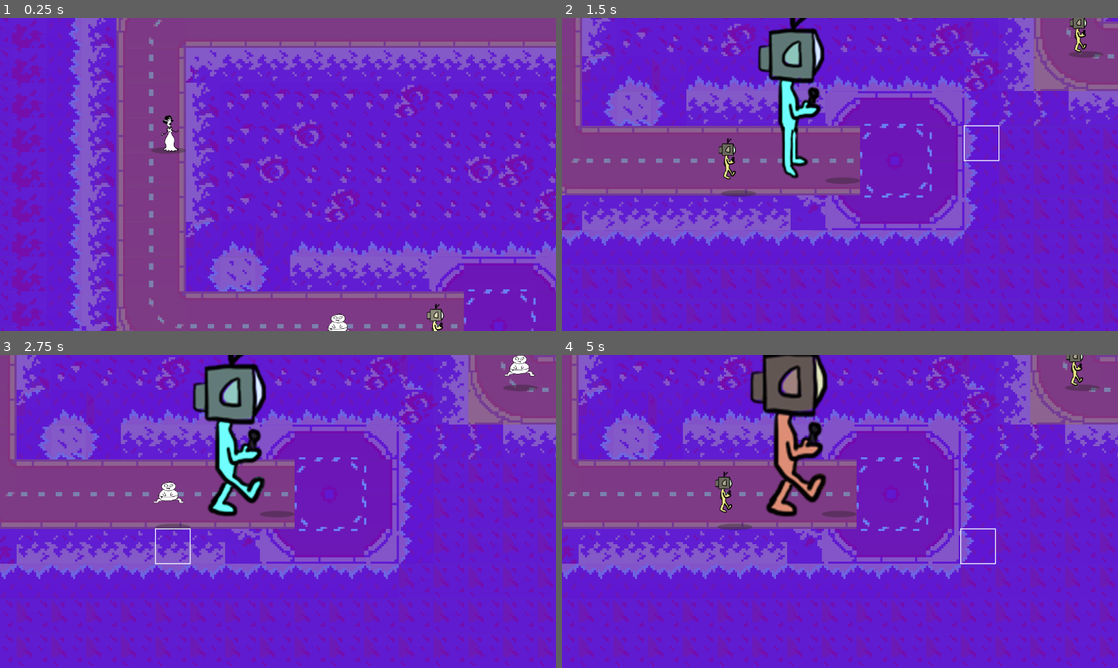
Above: before the commit, frames 1-4 (two rows, left to right).
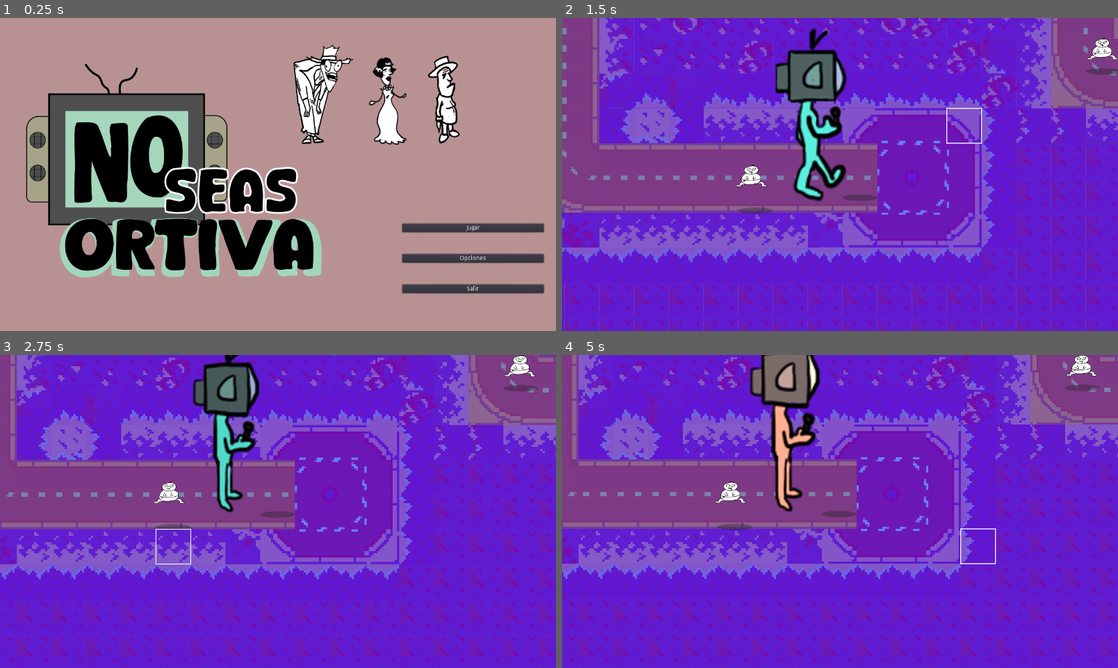
Above: after the commit, the same moments.

Repository: lpatetta/GGJ-bomber
Game: Godot game, scene res://MainMenu.tscn
Two runs of this game, one before a commit and one after it. Both use one fixed random seed, a clock stepped at 60 frames per second and the inputs below. Before the commit the project starts from res://Main.tscn. Video files are missing from this copy of the repository; at most half a second of black plays in their place.
Inputs (mouse positions are in pixels of both pictures, inside the frame that each line leads up to):
- Up to frame 1 (0.25 s): no input
- Up to frame 2 (1.5 s): click (1034, 227) at 0.5 s, where only the run after the commit has a clickable "Jugar"; tap Enter (ui_accept) at 1.25 s; move the mouse to (962, 158) at 1.27 s; hold Right (ui_right) from 1.28 s (still down); tap A (activate) at 1.35 s
- Up to frame 3 (2.75 s): tap Enter (ui_accept) at 1.52, 2.27 s; move the mouse to (166, 527) at 2.02 s; release Right (ui_right) at 2.03 s; hold Down (ui_down) from 2.03 s (still down); click (166, 527) at 2.1 s
- Up to frame 4 (5 s): move the mouse to (895, 442) at 2.77 s; release Down (ui_down) at 2.78 s; hold Right (ui_right) 2.78-3.53 s; tap A (activate) at 2.85, 4.35 s; move the mouse to (812, 574) at 3.52 s; hold Up (ui_up) 3.53-4.28 s; click (812, 574) at 3.6 s; tap Enter (ui_accept) at 3.77, 4.52 s; move the mouse to (1006, 558) at 4.27 s; hold Left (ui_left) from 4.28 s (still down)

The runs differ from the first frame. In frame 1, 100% of the frame differs, in the area x 0-100%, y 0-100%; in frame 2, 47%; in frame 3, 7.7%; in frame 4, 4.6%.

Commit message:
Correccio MM

Diff:
--- a/trpg-final-project/Main.tscn
+++ b/trpg-final-project/Main.tscn
@@ -24,7 +24,6 @@
 [ext_resource path="res://Assets/don ortiva/don ortiva 3.png" type="Texture" id=23]
 [ext_resource path="res://VideosMemes/Voicy_rick-astley.ogv" type="VideoStream" id=24]
 [ext_resource path="res://Assets/descanzord/amarillo/03.png" type="Texture" id=25]
-[ext_resource path="res://Assets/bb ortiva/bb ortiva 2.png" type="Texture" id=53]
 [ext_resource path="res://Assets/sra ortiva/sra ortiva 1.png" type="Texture" id=26]
 [ext_resource path="res://Assets/sra ortiva/sra ortiva 2.png" type="Texture" id=27]
 [ext_resource path="res://Assets/sr ortiva/sr ortiva 2.png" type="Texture" id=28]
@@ -45,6 +44,7 @@
 [ext_resource path="res://UI/logo.png" type="Texture" id=50]
 [ext_resource path="res://Assets/descanzord/amarillo/05.png" type="Texture" id=51]
 [ext_resource path="res://PanelContainer.gd" type="Script" id=52]
+[ext_resource path="res://Assets/bb ortiva/bb ortiva 2.png" type="Texture" id=53]
 
 [sub_resource type="AnimatedTexture" id=1]
 flags = 4
@@ -95,7 +95,7 @@
 flags = 4
 frames = 2
 frame_0/texture = ExtResource( 19 )
-frame_1/texture = ExtResource( 25 )
+frame_1/texture = ExtResource( 53 )
 frame_1/delay_sec = 0.0
 
 [sub_resource type="AnimatedTexture" id=7]
@@ -131,7 +131,7 @@
 flags = 4
 frames = 2
 frame_0/texture = ExtResource( 19 )
-frame_1/texture = ExtResource( 25 )
+frame_1/texture = ExtResource( 53 )
 frame_1/delay_sec = 0.0
 
 [sub_resource type="AnimatedTexture" id=11]
--- a/trpg-final-project/MainMenu.tscn
+++ b/trpg-final-project/MainMenu.tscn
@@ -119,18 +119,21 @@
 position = Vector2( 725.732, 176.632 )
 scale = Vector2( 0.512807, 0.578518 )
 frames = SubResource( 1 )
+frame = 1
 playing = true
 
 [node name="AnimatedSprite2" type="AnimatedSprite" parent="CanvasLayer"]
 position = Vector2( 951.057, 176.632 )
 scale = Vector2( 0.512807, 0.578518 )
 frames = SubResource( 2 )
+frame = 3
 playing = true
 
 [node name="AnimatedSprite3" type="AnimatedSprite" parent="CanvasLayer"]
 position = Vector2( 1087.28, 173.081 )
 scale = Vector2( 0.512807, 0.578518 )
 frames = SubResource( 3 )
+frame = 3
 playing = true
 
 [node name="AudioStreamPlayer" type="AudioStreamPlayer" parent="."]
--- a/trpg-final-project/project.godot
+++ b/trpg-final-project/project.godot
@@ -63,7 +63,7 @@
 [application]
 
 config/name="Tactical RPG Movement"
-run/main_scene="res://Main.tscn"
+run/main_scene="res://MainMenu.tscn"
 config/icon="res://icon.png"
 
 [display]
Not shown: 1 places in trpg-final-project/Main.tscn that only renumber resources
